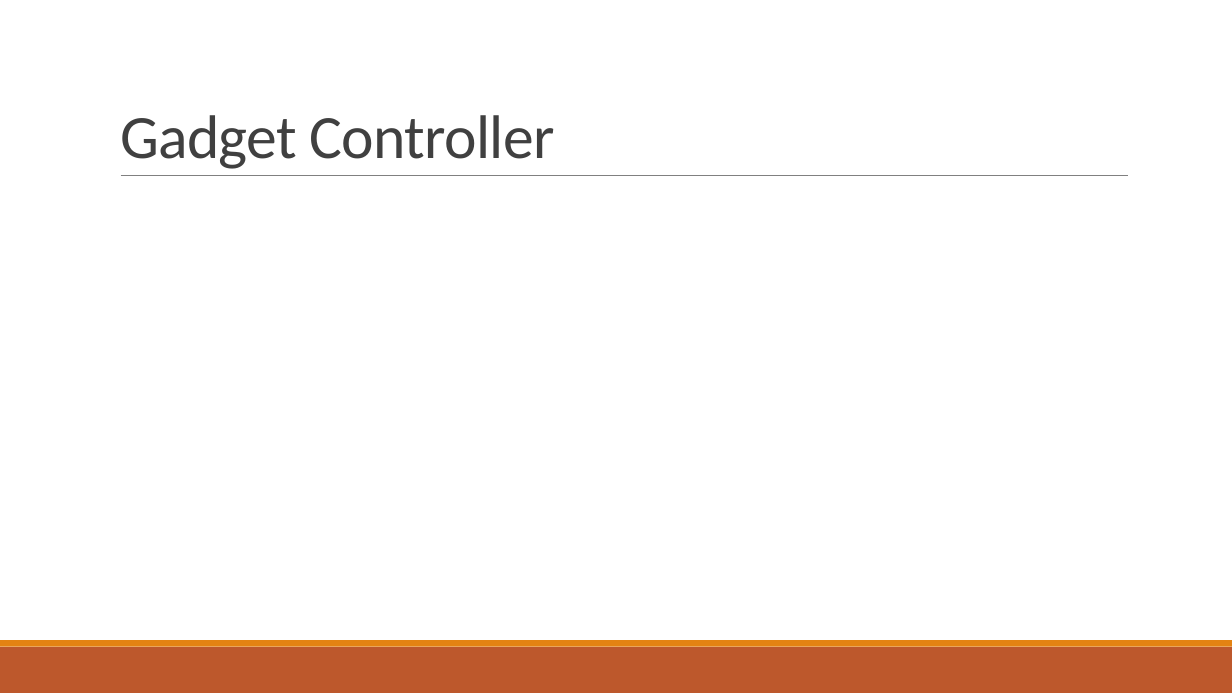
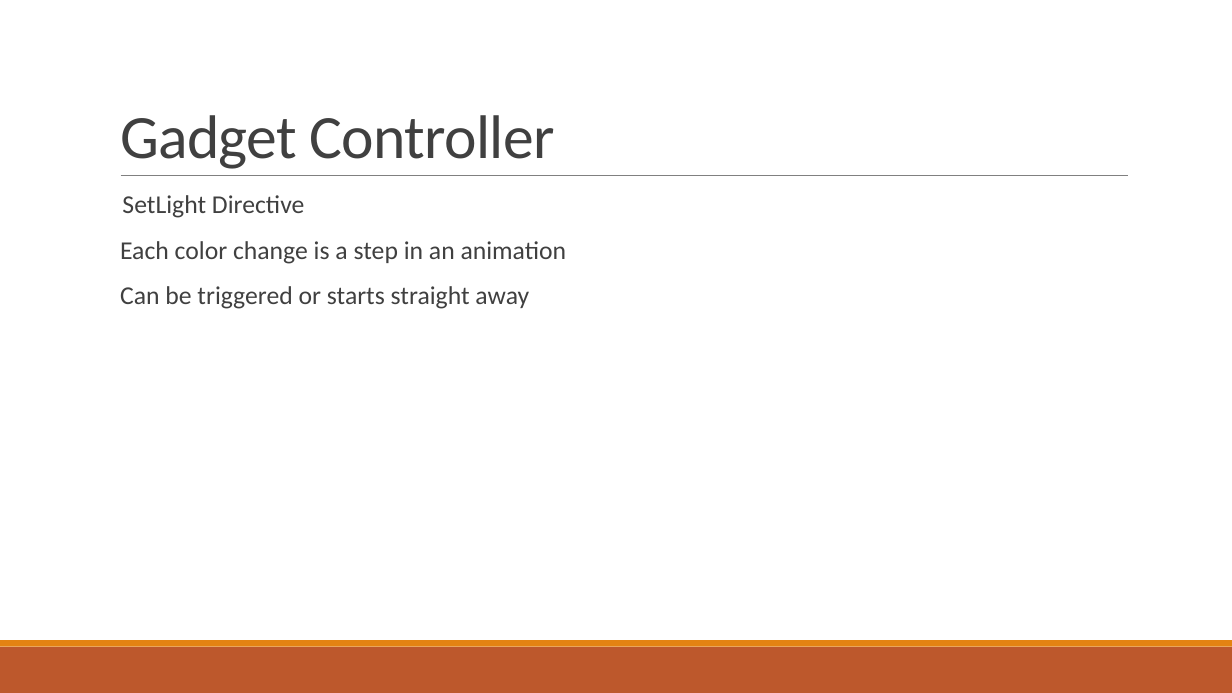
Before and after one commit to stoiveyp/DDDWales2018, a slide deck: slide 27 of Presentation/VoiceAndMore.pptx (slide 28 before the commit). Drawn at 1232x693 pixels with LibreOffice and Linux fonts; fonts in the diff are those of the drawing. Boxes give left, top, right and bottom in pixels: in the first picture for what was removed or moved away, otherwise in the second. Text is boxed around its words. In the diff, an @@ line names an element or a change of style, - is before the commit and + after.

Commit message:
Add gadget diagrams and slides

```diff
--- a/Presentation/VoiceAndMore.pptx
+++ b/Presentation/VoiceAndMore.pptx
@@ text added at [120, 195, 567, 309], 20 pt, text #404040 @@
+SetLight Directive
+  Each color change is a step in an animation
+  Can be triggered or starts straight away
```
Also in this commit, not shown: 5 other slides changed, 2 slides added, 1 slide removed.
